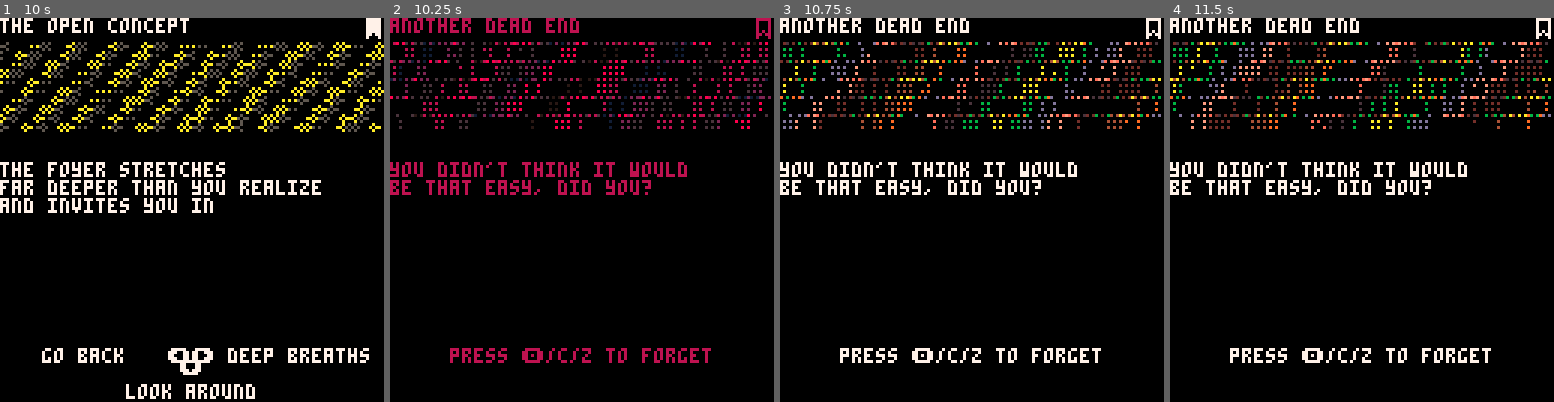
Above: before the commit, frames 1-4 (left to right).
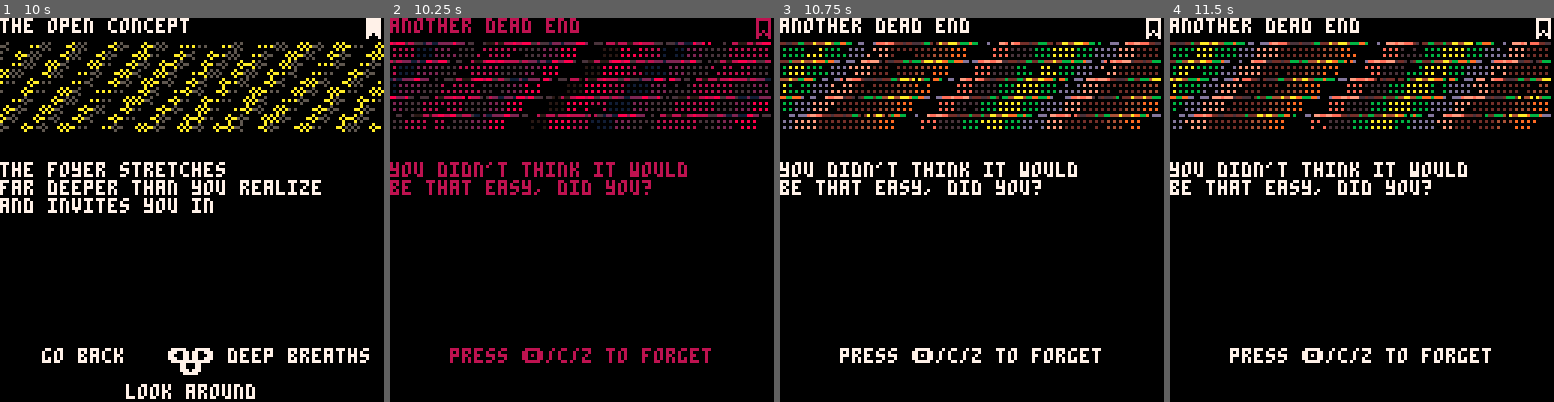
Above: after the commit, the same moments.

Repository: aebrer/pico8_carts
Game: PICO-8 cartridge games/the_trace/the_trace.p8
The game is run twice, just before and just after one commit, with the same random seed, the same clock (stepped at 60 frames per second) and the same inputs.
Inputs:
- Up to frame 1 (10 s): tap X (X key) at 0.33, 1.07, 1.85, 2.97, 4.08, 5.2, 6.32, 7.43, 8.55, 9.67 s; tap O (Z key) at 0.7, 1.7, 2.1, 2.5, 2.9, 3.3, 3.7, 4.1, 4.5, 4.9, 5.3, 5.7, 6.1, 6.5, 6.9, 7.3, 7.7, 8.1, 8.5, 8.9, 9.3, 9.7 s; hold Right 1.6-2.1 s; hold Up 2.15-2.42 s; hold Right 2.47-3.03 s; hold Left 3.08-3.58 s; hold Down 3.63-3.97 s; hold Right 4.02-4.68 s; hold Up 4.73-5.03 s; hold Left 5.08-5.68 s; hold Down 5.73-6.03 s; hold Right 6.08-6.58 s; hold Right 6.63-7.13 s; hold Up 7.18-7.45 s; hold Right 7.5-8.07 s; hold Left 8.12-8.62 s; hold Down 8.67-9 s; hold Right 9.05-9.72 s; hold Up from 9.77 s (still down)
- Up to frame 2 (10.25 s): release Up at 10.07 s; tap O (Z key) at 10.1 s; hold Left from 10.12 s (still down)
- Up to frame 3 (10.75 s): tap O (Z key) at 10.5 s; release Left at 10.72 s
- Up to frame 4 (11.5 s): hold Down 10.77-11.07 s; tap X (X key) at 10.78 s; tap O (Z key) at 10.9, 11.3 s; hold Right from 11.12 s (still down)

Frame 1 is identical in both runs. In frame 2, 2.9% of the frame differs, in the area x 0-100%, y 6-29%; in frame 3, 3.0%; in frame 4, 3.0%.

Commit message:
cool news effect to new articles

Diff:
--- a/games/the_trace/the_trace.p8
+++ b/games/the_trace/the_trace.p8
@@ -319,7 +319,8 @@
  end
 end
 
-function dither_noise()
+function dither_noise(page)
+ page.cls=false
  for i=0,400do
   pset(rnd(128),rnd(128),0)
  end
@@ -344,6 +345,17 @@
  page.logo:draw(0,37,128,64)
  clip()
 end
+
+function newsy(page)
+ for i=1,14do pal(i,rnd({7,6,7,6,5,0}),1)end
+ dither_noise(page)
+end
+
+function dg_newsy(page)
+ for i=1,14do pal(i,rnd({-8,8,-8,-8,2,-14,0}),1)end
+ dither_noise(page)
+end
+
 -->8
 -- pages
 
@@ -438,28 +450,35 @@
 p_news1,
 "mysteries abound today at the\ntrace gallery. after a success-\nful grand opening the second day\nquickly led to tragedy. those\nwho were present report seeing\na bright flash of red light.\n\nthe desert..."
 )
+lib[p_news1].vfx=newsy
+
 p_news2="the desert"
 lib[p_news2]=new_page(
 p_news2,
 "the desert opened its maw and\ntook what belonged to it.\nwe all dissolve eventually.\nthere will be no survivors.\nonly when you..."
 )
+lib[p_news2].vfx=dg_newsy
+
 p_news3="only when you"
 lib[p_news3]=new_page(
 p_news3,
 "only when you look at the\nevidence, it's even more strange\n\nthere is no registered owner\nfor the trace gallery.\nwhere did it come from?\nwe contacted..."
 )
+lib[p_news3].vfx=newsy
+
 p_news4="we contacted"
 lib[p_news4]=new_page(
 p_news4,
 "we contacted something out here.\nor something contacted us.\nwe never should have opened\nthat door. the light that poured\nout changed everything. it fills\nyou up. i think i need help.\ni don't feel right.\nhow did i get here?"
 )
+lib[p_news4].vfx=dg_newsy
 
 p_stop_news="what the hell"
 lib[p_stop_news]=new_page(
 p_stop_news,
 "there's something written on the\nback of the page. it says:\n'drift away until you see it'\n\nyou wonder what that means.\n\nit's in your handwriting."
 )
-
+lib[p_stop_news].vfx=dither_noise
 
 -- art card
 p_art="...it matches the walls"
@@ -475,6 +494,8 @@
 p_g4u,
 "maybe that was a test.\ndo you ever think that?\nbut there's no one\nwatching. you're alone here."
 )
+lib[p_g4u].cb=function()if(not curr_page.music_i)music_state("peaceful")curr_page.music_i=true end
+lib[p_g4u].leave_cb=function()music_reset()end
 
 
 -- fuck me?
@@ -688,7 +710,7 @@
 		swap_sfx(9,19)
 		swap_sfx(11,20)
 		swap_sfx(13,21)
-	elseif _state == "demon" or _state == "dead god" then
+	elseif _state == "dead god" then
 		--demon/dead god
 		swap_sfx(8,22)
 		swap_sfx(9,23)
@@ -698,7 +720,7 @@
 		swap_sfx(12,26)
 		swap_sfx(14,27)
 		swap_sfx(15,28)
-	elseif _state == "peaceful" or _state == "happy" then
+	elseif _state == "peaceful" then
 		--peaceful/happy
 		swap_sfx(10,34)
 		swap_sfx(8,30)
